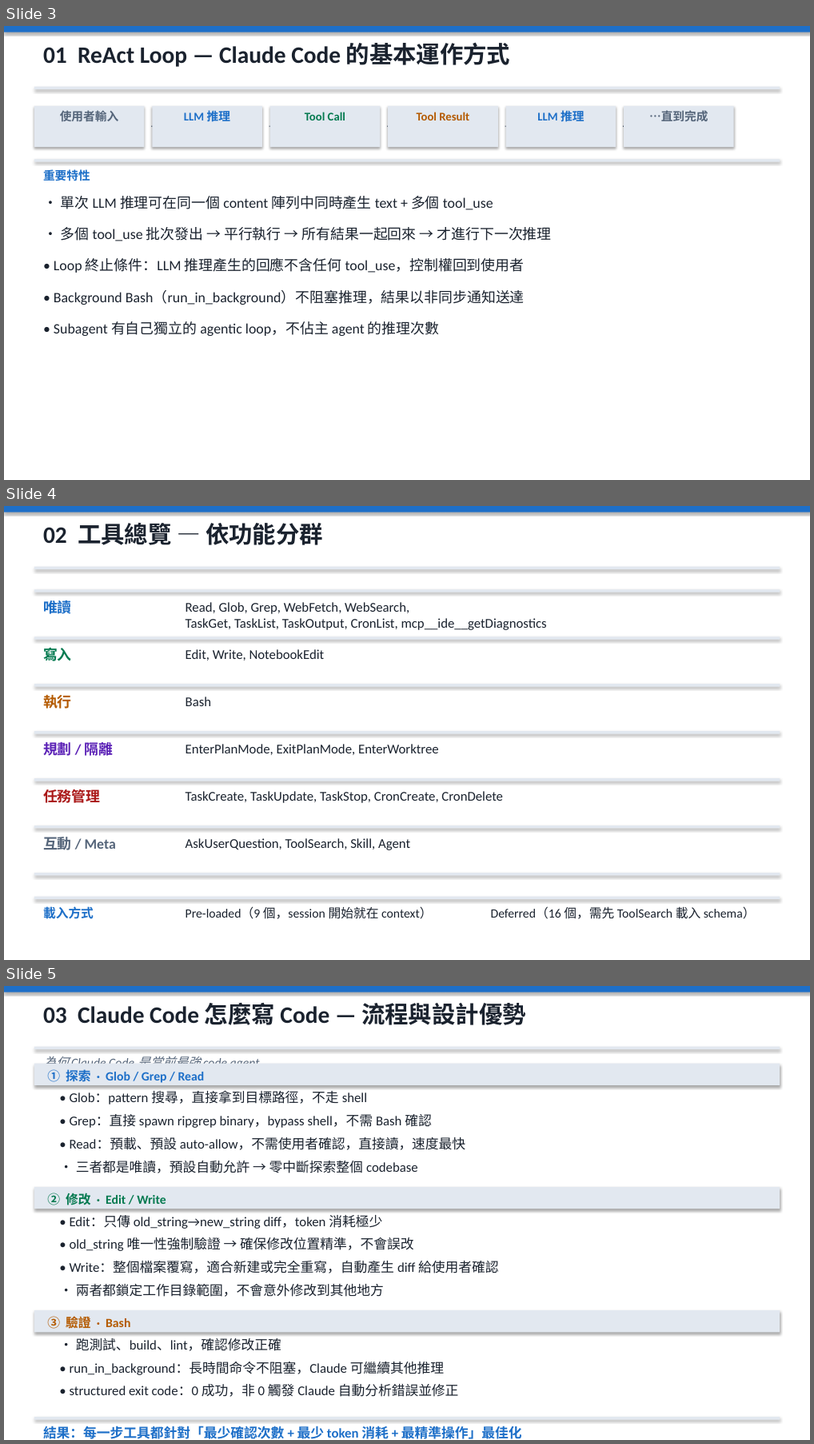
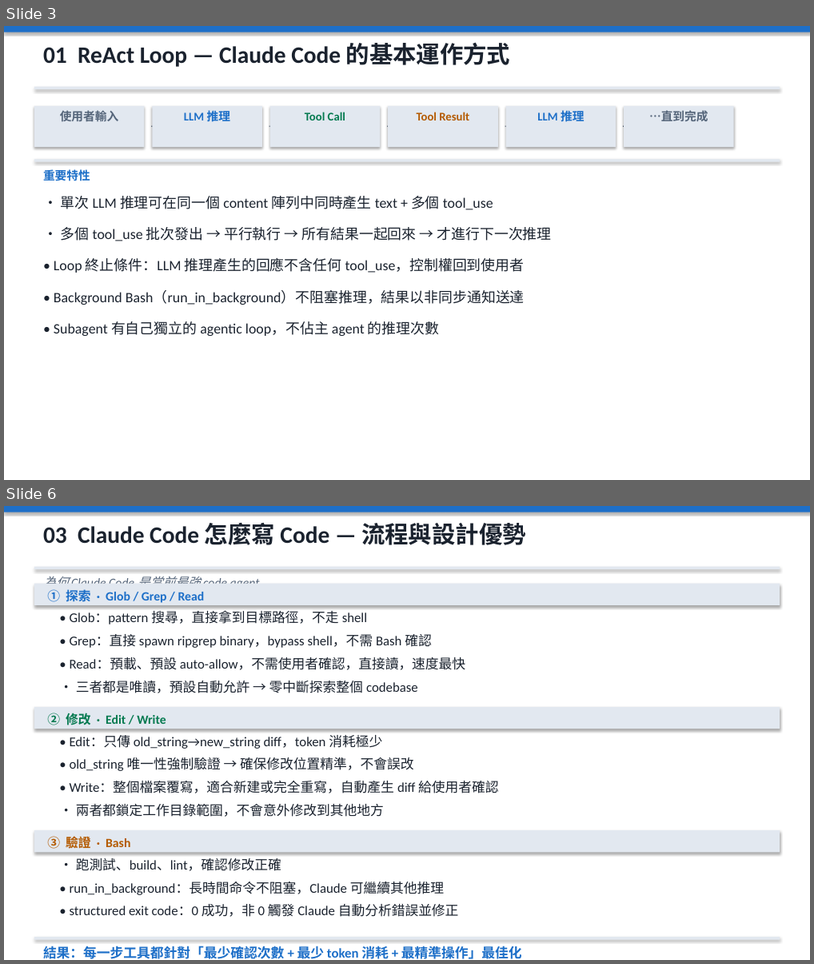
Before and after one commit to SunnyWenwen/reseach_claude_code, a slide deck: agent_architecture.pptx. Shown one above the other, each under a label of ours: slides 3, 4 and 5 before the commit, slides 3 and 6 after it; the slides between them are not shown. The pictures are 814x1444 and 814x964 pixels, drawn with LibreOffice and Linux fonts; fonts in the diff are those of the drawing. Boxes give left, top, right and bottom in pixels: in the first picture for what was removed or moved away, otherwise in the second. Text is boxed around its words. In the diff, an @@ line names an element or a change of style, - is before the commit and + after.

```diff
--- a/agent_architecture.pptx
+++ b/agent_architecture.pptx
@@ slide 4 removed at [4, 506, 810, 960], background #FFFFFF @@
@@ rectangle removed at [4, 506, 810, 512] @@
@@ text removed at [43, 523, 323, 545] @@
-02 工具總覽 — 依功能分群
@@ rectangle removed at [34, 567, 780, 569] @@
@@ rectangle removed at [34, 589, 780, 592] @@
@@ text removed at [43, 600, 72, 614] @@
-唯讀
@@ text removed at [186, 602, 547, 630] @@
-Read, Glob, Grep, WebFetch, WebSearch,
-TaskGet, TaskList, TaskOutput, CronList, mcp__ide__getDiagnostics
@@ rectangle removed at [34, 636, 780, 639] @@
@@ text removed at [43, 648, 72, 661] @@
-寫入
@@ text removed at [186, 649, 325, 660] @@
-Edit, Write, NotebookEdit
@@ rectangle removed at [34, 684, 780, 686] @@
@@ text removed at [43, 694, 72, 708] @@
-執行
@@ text removed at [186, 696, 211, 706] @@
-Bash
@@ rectangle removed at [34, 731, 780, 733] @@
@@ text removed at [43, 740, 114, 759] @@
-規劃 / 隔離
@@ text removed at [186, 744, 439, 755] @@
-EnterPlanMode, ExitPlanMode, EnterWorktree
@@ rectangle removed at [34, 778, 780, 780] @@
@@ text removed at [43, 789, 101, 803] @@
-任務管理
@@ text removed at [186, 791, 503, 803] @@
-TaskCreate, TaskUpdate, TaskStop, CronCreate, CronDelete
@@ rectangle removed at [34, 825, 780, 828] @@
@@ text removed at [43, 836, 116, 850] @@
-互動 / Meta
@@ text removed at [186, 838, 410, 850] @@
-AskUserQuestion, ToolSearch, Skill, Agent
@@ rectangle removed at [34, 872, 780, 875] @@
@@ rectangle removed at [34, 896, 780, 899] @@
@@ text removed at [43, 906, 94, 919] @@
-載入方式
@@ text removed at [186, 907, 433, 919] @@
-Pre-loaded（9 個，session 開始就在 context）
@@ text removed at [491, 906, 756, 919] @@
-Deferred（16 個，需先 ToolSearch 載入 schema）
@@ what was slide 5 is now slide 6 @@
```
Also in this commit, not shown: 2 slides added, 1 other file.
